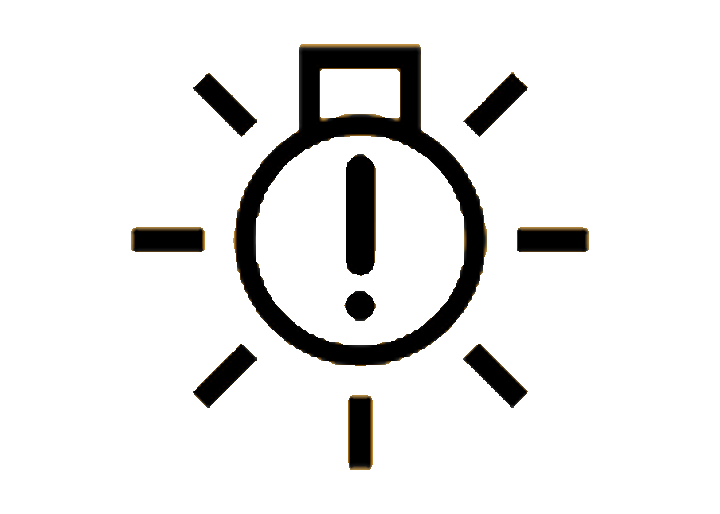
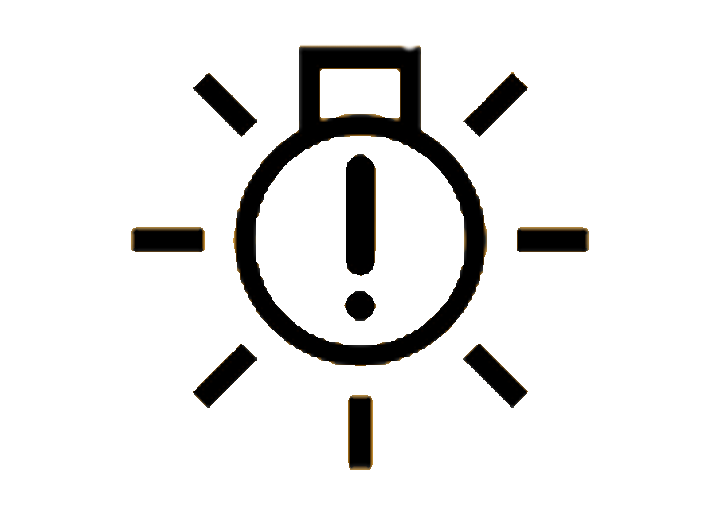
Layers edited between the first and the second 720×514 image:
painted on "Bulb_failure_icon.png" over bbox(300, 44, 420, 53)
